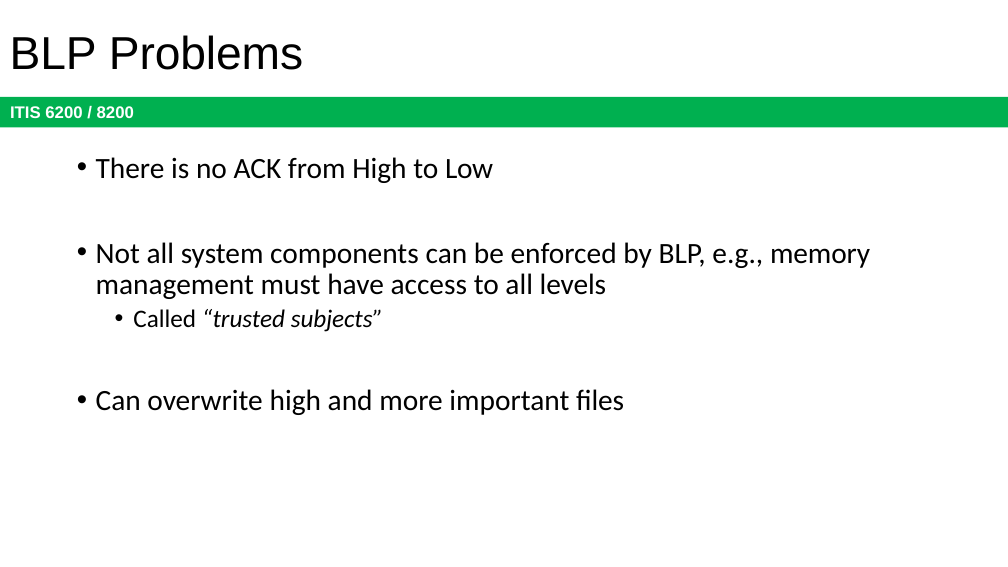
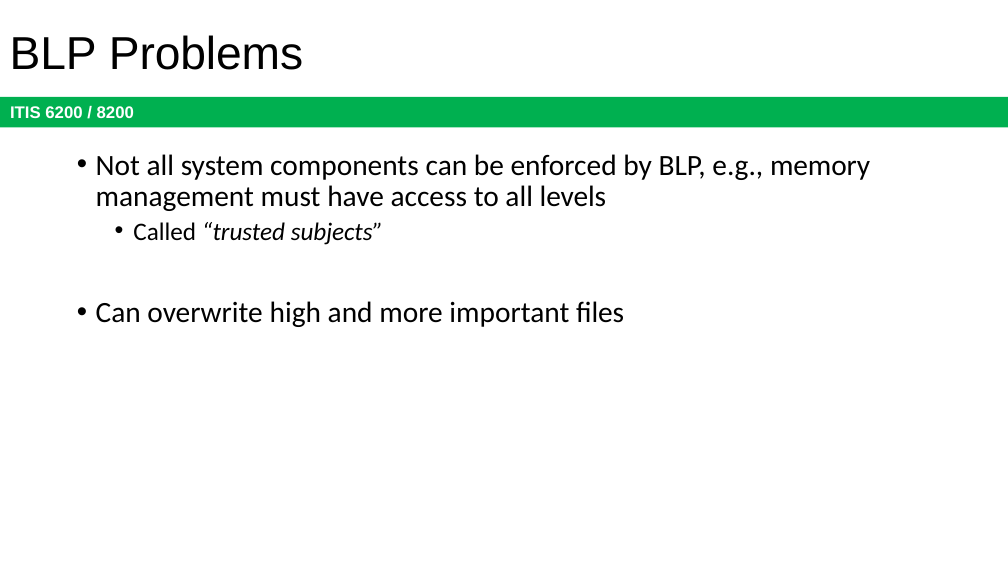
Before and after one commit to jx5c/github.io, a slide deck: slide 33 of teaching/ITIS6200/2023fa/lectures/lec09.pptx. Drawn at 1008x567 pixels with LibreOffice and Linux fonts; fonts in the diff are those of the drawing. Boxes give left, top, right and bottom in pixels: in the first picture for what was removed or moved away, otherwise in the second. Text is boxed around its words. In the diff, an @@ line names an element or a change of style, - is before the commit and + after.

```diff
--- a/teaching/ITIS6200/2023fa/lectures/lec09.pptx
+++ b/teaching/ITIS6200/2023fa/lectures/lec09.pptx
@@ text at box(96, 157, 493, 183): paragraph removed @@
-• There is no ACK from High to Low
```
Also in this commit, not shown: 9 other slides changed, 7 slides removed, 2 other files.
